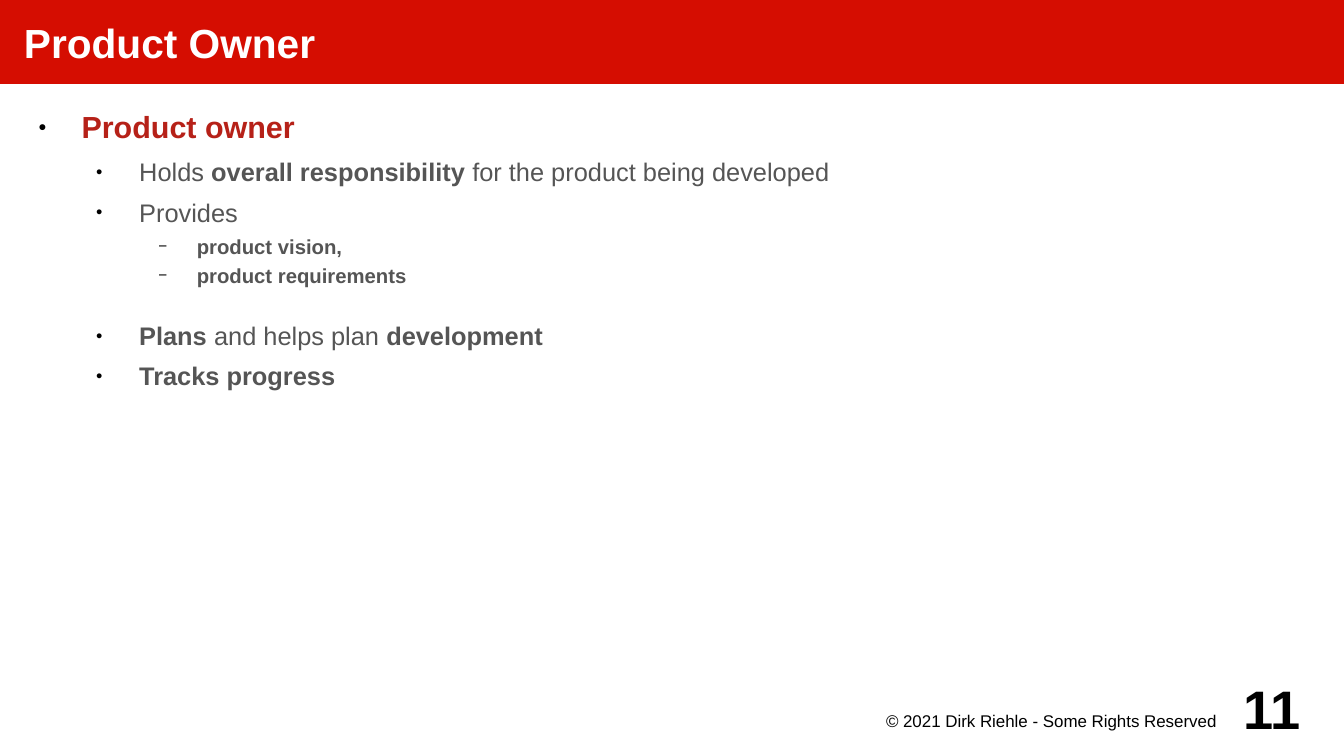
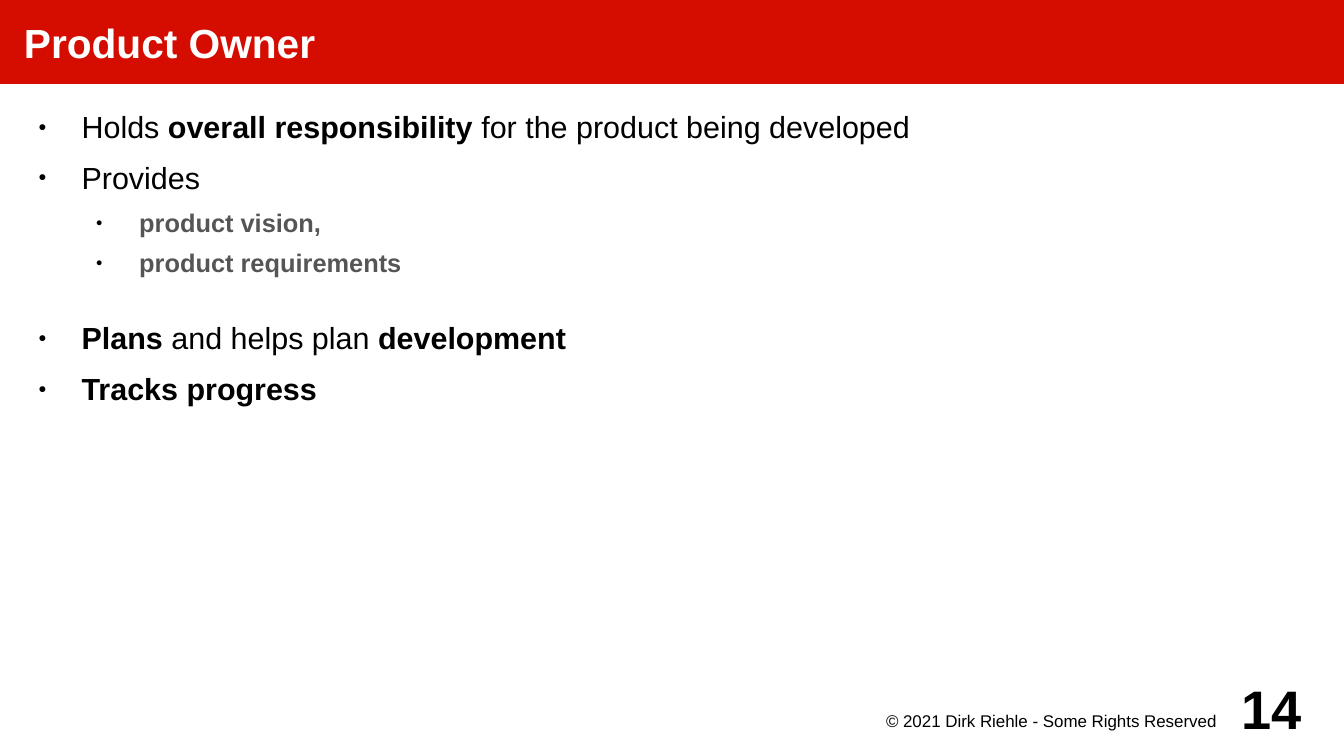
Before and after one commit to dirkriehle/amos-course, a slide deck: slide 14 of Lecture slides/AMOS C03 - Scrum Overview.odp (slide 11 before the commit). Drawn at 1344x756 pixels with LibreOffice and Linux fonts; fonts in the diff are those of the drawing. Boxes give left, top, right and bottom in pixels: in the first picture for what was removed or moved away, otherwise in the second. Text is boxed around its words. In the diff, an @@ line names an element or a change of style, - is before the commit and + after.

```diff
--- a/Lecture slides/AMOS C03 - Scrum Overview.odp
+++ b/Lecture slides/AMOS C03 - Scrum Overview.odp
@@ text "Holds overall responsibility for the ..." at box(82, 116, 910, 406): size 15 to 18 pt, text colour #555555 to #000000 in "Holds overall responsibility for the product being ...", "Provides", "Plans and helps plan development", "Tracks progress"; size 12 to 15 pt in "product vision,", "product requirements"; list level 2 to 1 in "Holds overall responsibility for the ..."; list level 2 to 1 in "Provides"; bullet − to ●; list level 3 to 2 in "product vision,"; list level 3 to 2 in "product requirements"; list level 2 to 1 in "Plans and helps plan development"; list level 2 to 1 in "Tracks progress" @@
@@ text at box(82, 116, 295, 139): paragraph removed @@
-● Product owner
@@ page number at box(1242, 691, 1302, 729): text changed @@
-11
+14
```
Also in this commit, not shown: 5 other slides changed, 6 slides added, 5 other files.
